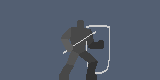
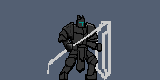
Revision of a layered 160 × 80 image; what changed, layer by layer:
painted on "Right Arm #0" over [58, 22, 74, 51]
painted on "Weapon #0" over [47, 21, 108, 73]
painted on "Right Leg #0" over [59, 50, 79, 80]
painted on "Body #0" over [70, 15, 97, 72]
painted on "Left Leg #0" over [79, 50, 98, 80]
painted on "Left Arm #0" over [86, 22, 104, 52]
painted on "Shield #0" over [86, 21, 111, 80]
painted on "Right Arm #1" over [58, 23, 74, 52]
painted on "Weapon #1" over [47, 22, 108, 74]
painted on "Right Leg #1" over [59, 50, 79, 80]
painted on "Body #1" over [70, 16, 97, 73]
painted on "Left Leg #1" over [79, 50, 98, 80]
painted on "Left Arm #1" over [86, 23, 104, 53]
painted on "Shield #1" over [86, 22, 111, 80]
